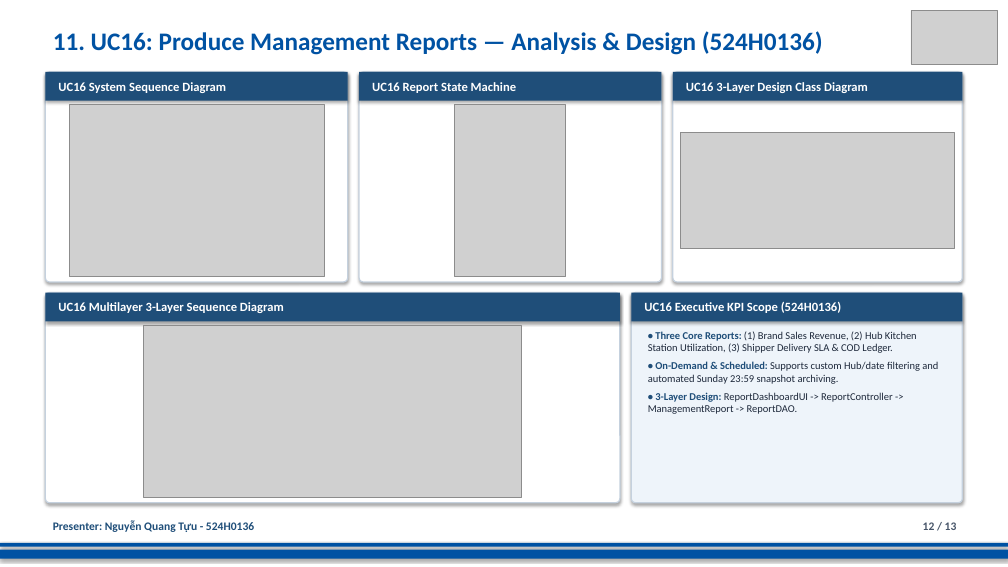
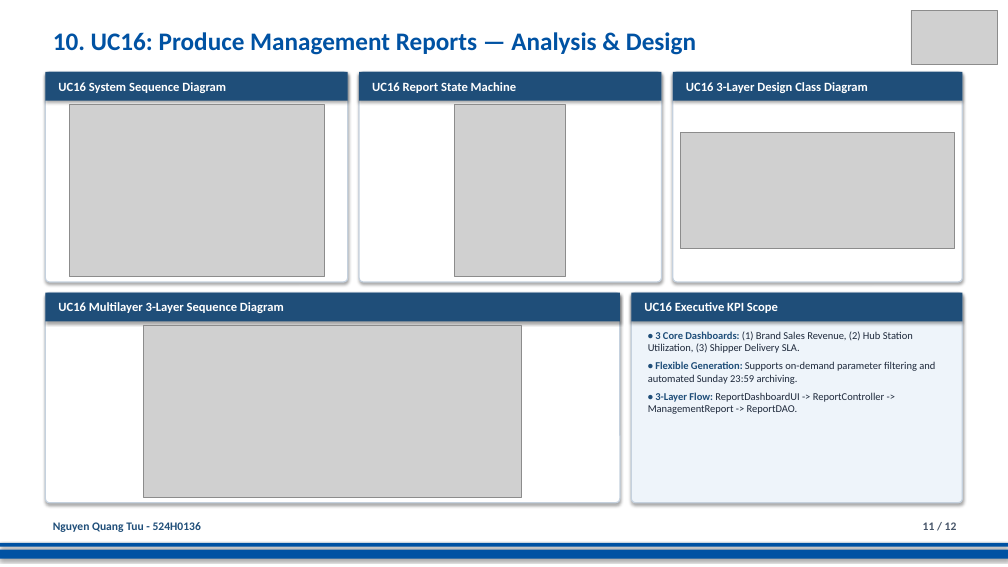
Before and after one commit to DoQuocTrung06/SaigonBite-RAD-TeamF10, a slide deck: slide 11 of Part_2/TeamF10_Presentation_for_SaigonBite.pptx (slide 12 before the commit). Drawn at 1008x567 pixels with LibreOffice and Linux fonts; fonts in the diff are those of the drawing; grey boxes stand for pictures. Boxes give left, top, right and bottom in pixels: in the first picture for what was removed or moved away, otherwise in the second. Text is boxed around its words. In the diff, an @@ line names an element or a change of style, - is before the commit and + after.

```diff
--- a/Part_2/TeamF10_Presentation_for_SaigonBite.pptx
+++ b/Part_2/TeamF10_Presentation_for_SaigonBite.pptx
@@ text at (53, 32, 696, 55): text changed @@
-11. UC16: Produce Management Reports — Analysis & Design (524H0136)
+10. UC16: Produce Management Reports — Analysis & Design
@@ text in rectangle at (644, 302, 778, 313): text changed @@
-UC16 Executive KPI Scope (524H0136)
+UC16 Executive KPI Scope
@@ text at (648, 331, 935, 414): text changed @@
-• Three Core Reports: (1) Brand Sales Revenue, (2) Hub Kitchen Station Utilization, (3) Shipper Delivery SLA & COD Ledger.
-• On-Demand & Scheduled: Supports custom Hub/date filtering and automated Sunday 23:59 snapshot archiving.
-• 3-Layer Design: ReportDashboardUI -> ReportController -> ManagementReport -> ReportDAO.
+• 3 Core Dashboards: (1) Brand Sales Revenue, (2) Hub Station Utilization, (3) Shipper Delivery SLA.
+• Flexible Generation: Supports on-demand parameter filtering and automated Sunday 23:59 archiving.
+• 3-Layer Flow: ReportDashboardUI -> ReportController -> ManagementReport -> ReportDAO.
@@ text at (53, 522, 201, 532): text changed @@
-Presenter: Nguyễn Quang Tựu - 524H0136
+Nguyen Quang Tuu - 524H0136
@@ text at (923, 522, 957, 530): text changed @@
-12 / 13
+11 / 12
```
Also in this commit, not shown: 11 other slides changed, 1 slide removed.
